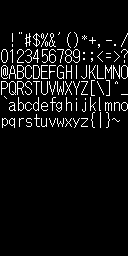
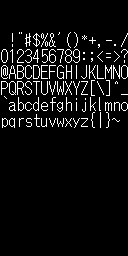
Layer changes from the first w=128, h=256 image to the second:
painted on "Foreground" over [3, 72, 63, 127]
